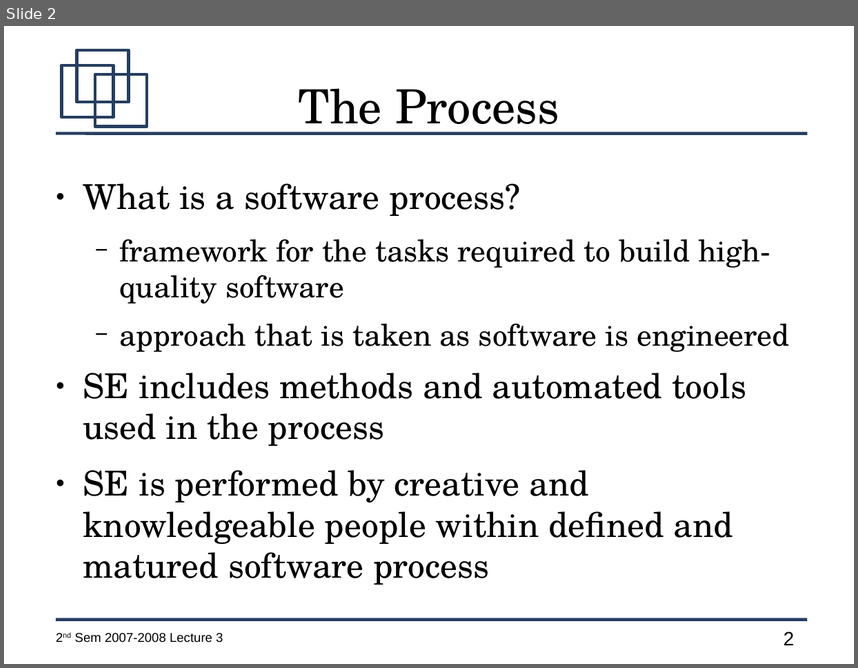
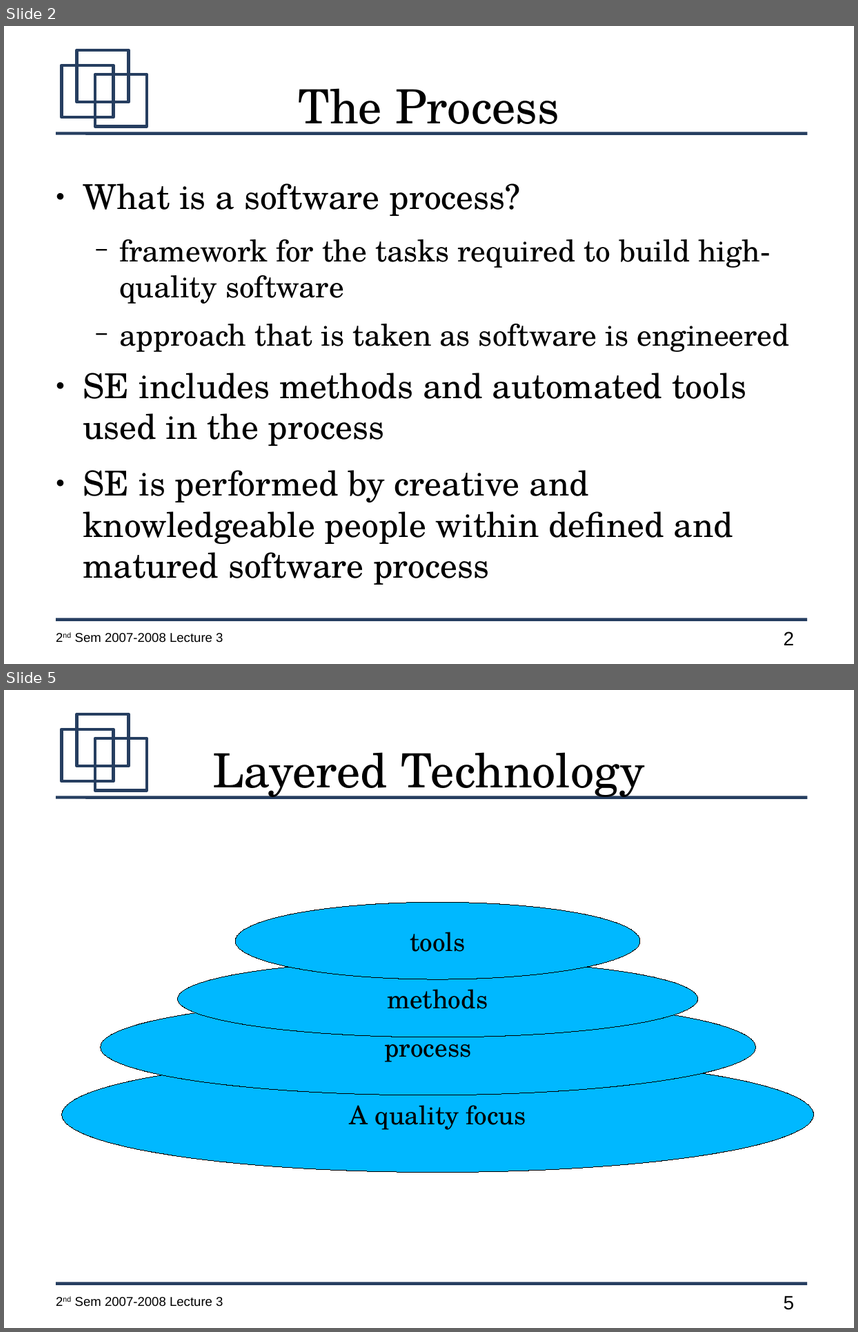
Before and after one commit to jachermocilla/jach-homepage, a slide deck: CMSC128-2nd-Sem-2007-L3.odp. Shown one above the other, each under a label of ours: slide 2 before the commit, slides 2 and 5 after it; the slides between them are not shown. The pictures are 858x668 and 858x1332 pixels, drawn with LibreOffice and Linux fonts; fonts in the diff are those of the drawing. Boxes give left, top, right and bottom in pixels: in the first picture for what was removed or moved away, otherwise in the second. Text is boxed around its words. In the diff, an @@ line names an element or a change of style, - is before the commit and + after.

```diff
--- a/CMSC128-2nd-Sem-2007-L3.odp
+++ b/CMSC128-2nd-Sem-2007-L3.odp
@@ slide 5 added at bbox=[4, 690, 854, 1328], background #FFFFFF; not listed: 7 template elements that a slide beside it also shows @@
@@ title added at bbox=[212, 752, 645, 799], 44 pt, text #000000 @@
+Layered Technology
@@ ellipse added at bbox=[235, 902, 640, 979], fill #00B8FF, outline #000000 0 pt, 24 pt, text #000000 @@
+tools
@@ ellipse added at bbox=[178, 960, 698, 1037], fill #00B8FF, outline #000000 0 pt, 24 pt, text #000000 @@
+methods
@@ ellipse added at bbox=[101, 998, 756, 1095], fill #00B8FF, outline #000000 0 pt, 24 pt, text #000000 @@
+process
@@ ellipse added at bbox=[62, 1056, 814, 1172], fill #00B8FF, outline #000000 0 pt, 24 pt, text #000000 @@
+A quality focus
```
Also in this commit, not shown: 10 other slides added.
